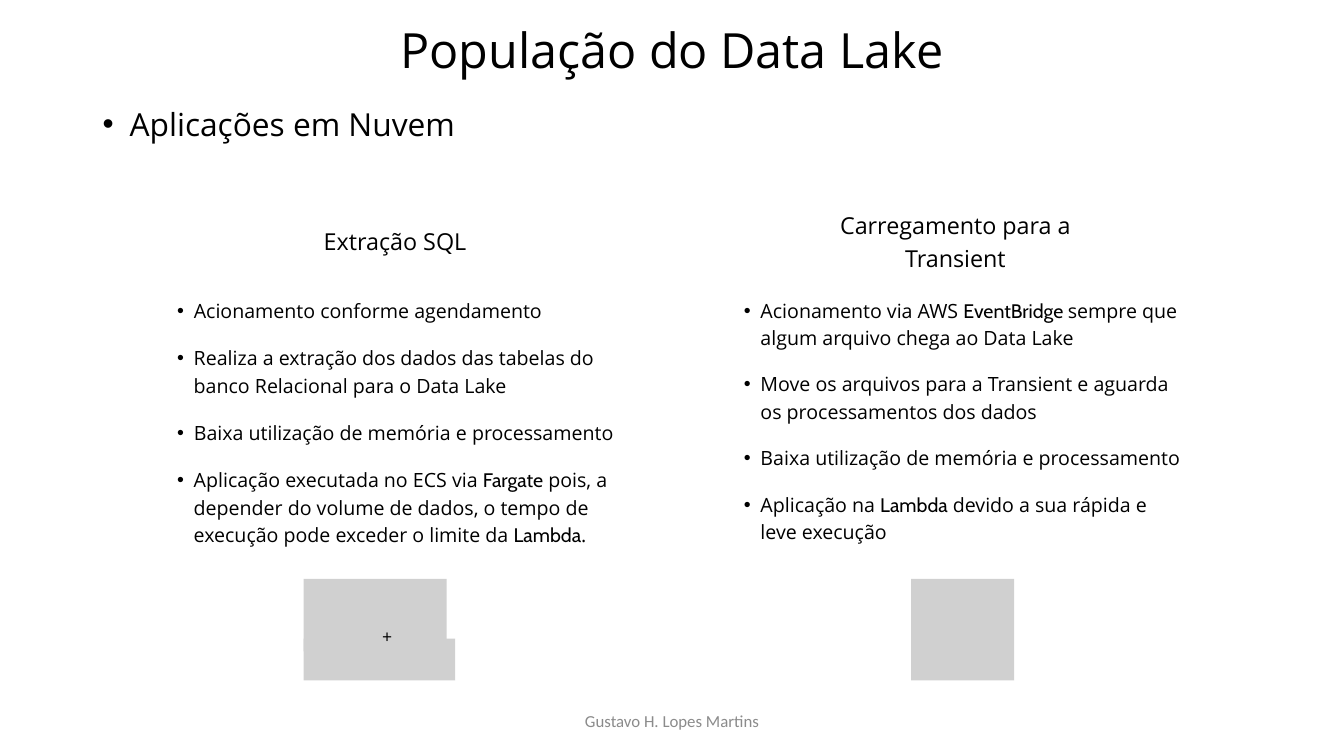
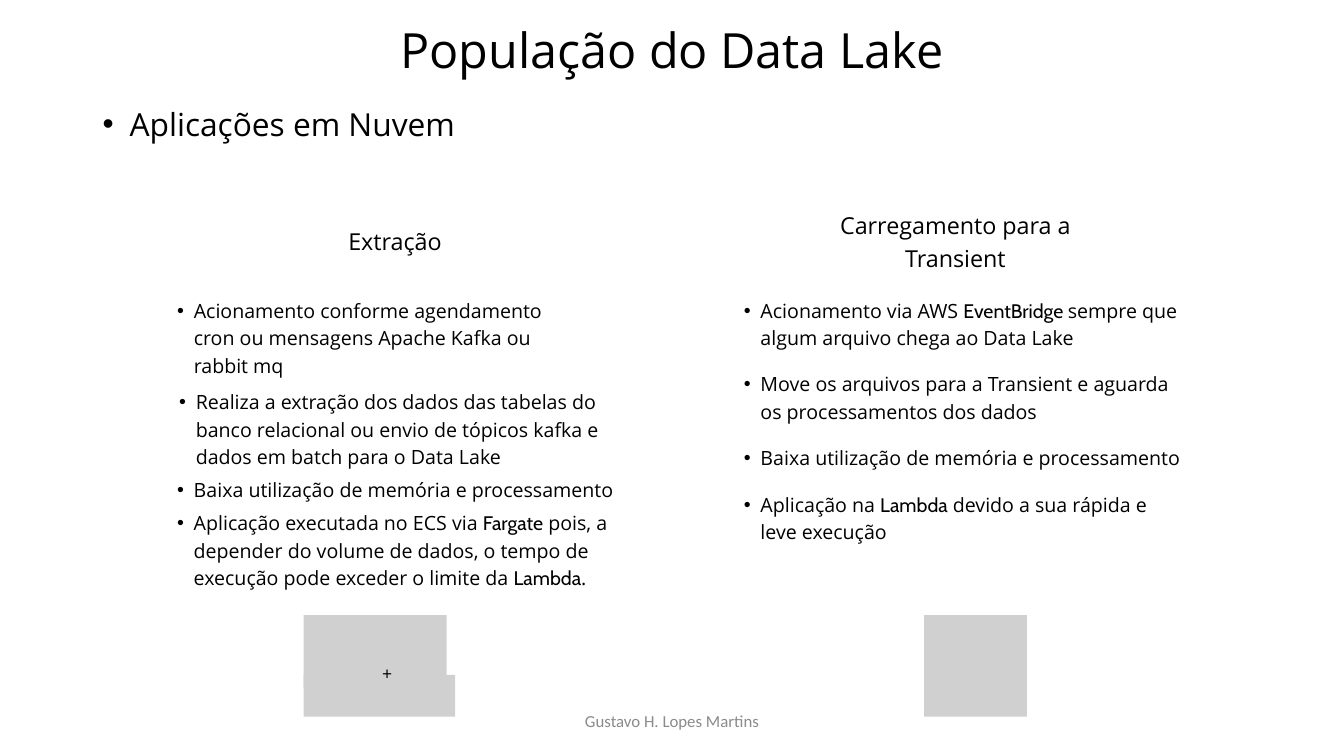
Before and after one commit to Gustavo-H-Martins/desafio_panvel-data_engineer, a slide deck: slide 6 of docs/Projeto_Data_Lake.pptx. Drawn at 1344x756 pixels with LibreOffice and Linux fonts; fonts in the diff are those of the drawing; grey boxes stand for pictures. Boxes give left, top, right and bottom in pixels: in the first picture for what was removed or moved away, otherwise in the second. Text is boxed around its words. In the diff, an @@ line names an element or a change of style, - is before the commit and + after.

```diff
--- a/docs/Projeto_Data_Lake.pptx
+++ b/docs/Projeto_Data_Lake.pptx
@@ text at bbox=[348, 233, 441, 256]: text changed @@
-Extração SQL
+Extração
@@ text at bbox=[194, 303, 542, 378]: text changed @@
-  • Acionamento conforme agendamento
+  • Acionamento conforme agendamento cron ou mensagens Apache Kafka ou rabbit mq
@@ text at bbox=[196, 394, 598, 469]: text changed @@
-  • Realiza a extração dos dados das tabelas do banco Relacional para o Data Lake
+  • Realiza a extração dos dados das tabelas do banco relacional ou envio de tópicos kafka e dados em batch para o Data Lake
@@ text "Baixa utilização de memória e ...": place and size @@
-text "Baixa utilização de memória e ..." at bbox=[194, 425, 613, 445]
+text "Baixa utilização de memória e ..." at bbox=[194, 482, 613, 502]
@@ text "Aplicação executada no ECS via ...": place and size @@
-text "Aplicação executada no ECS via ..." at bbox=[194, 472, 607, 547]
+text "Aplicação executada no ECS via ..." at bbox=[194, 515, 607, 590]
@@ picture: place and size @@
-picture at bbox=[911, 579, 1014, 680]
+picture at bbox=[924, 615, 1027, 716]
@@ 2 pictures, 1 text: place and size @@
-2 pictures, 1 text at bbox=[304, 579, 455, 680]
+2 pictures, 1 text at bbox=[304, 615, 455, 716]
```
Also in this commit, not shown: 2 other slides changed.
